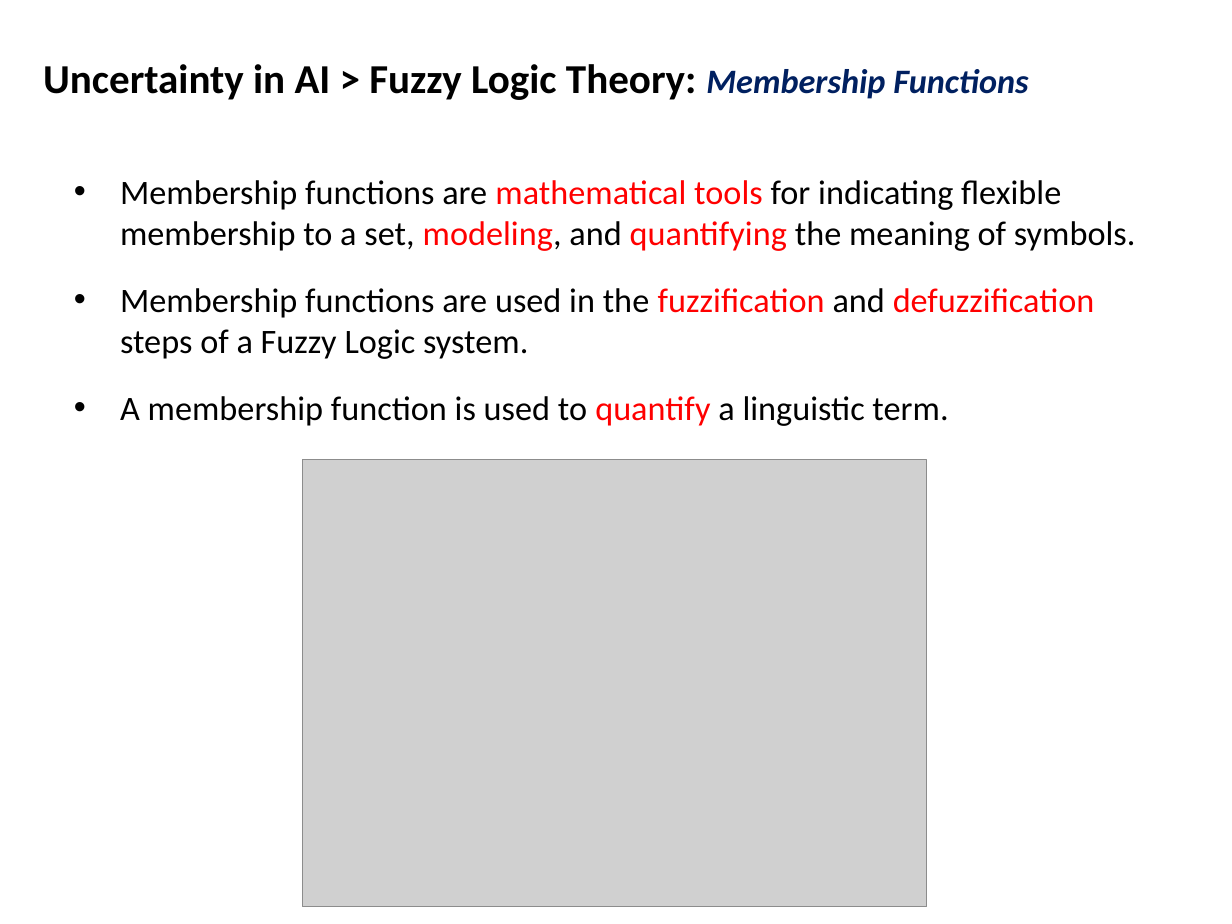
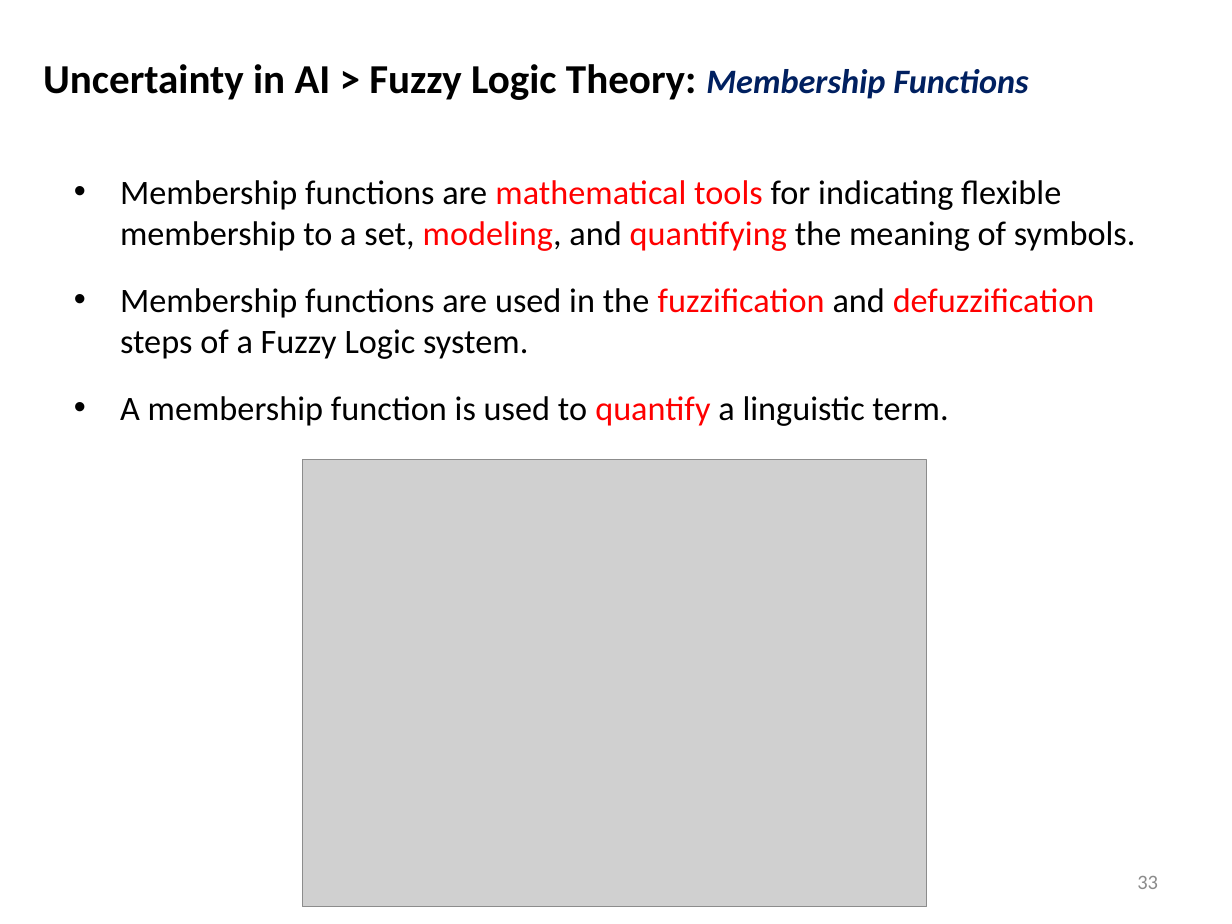
Before and after one commit to mshayganfar/CompExam1, a slide deck: slide 33 of presentation/PhD-comprehensive-exam-2.pptx (slide 34 before the commit). Drawn at 1232x924 pixels with LibreOffice and Linux fonts; fonts in the diff are those of the drawing; grey boxes stand for pictures. Boxes give left, top, right and bottom in pixels: in the first picture for what was removed or moved away, otherwise in the second. Text is boxed around its words. In the diff, an @@ line names an element or a change of style, - is before the commit and + after.

```diff
--- a/presentation/PhD-comprehensive-exam-2.pptx
+++ b/presentation/PhD-comprehensive-exam-2.pptx
@@ page number added at box(1137, 876, 1158, 889), 12 pt, text #8C8C8C @@
+33
```
Also in this commit, not shown: 41 other slides changed, 1 slide added, 1 slide removed, 4 other files.
